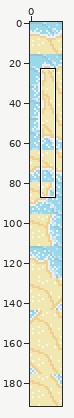
File history of a sprite sheet, resources/tilesets/0/animations/sand/4.png. Above, an overview of the earlier version with the close-up marked.
Close-up. First the earlier version:
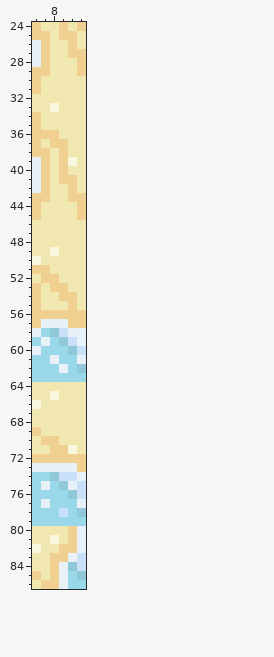
The file is 16x192 pixels. Shown: x 6..11, y 24..86. The commit also changed other parts of the picture, which this record leaves out.
Once edited:
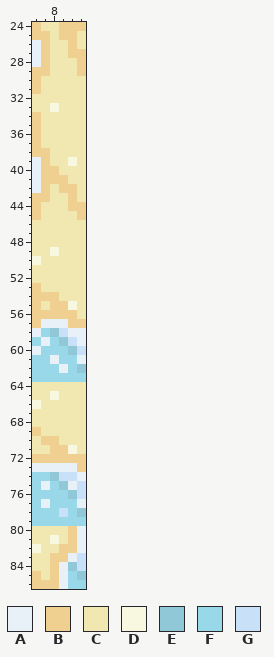
Palette (. is transparent): A #e8f0f8  B #f0d090  C #f0e8b0  D #f8f8e0  E #90c8d8  F #98d8e8  G #c8e0f8
What changed:
@@ x 8..11 @@
-24 CBCB
+24 CBBB
 25 CBBC
@@ x 6..11 @@
 35 BCCCCC
-36 BBBCCC
-37 BCBBCC
-38 BBCBCC
-39 ABCBDC
-40 ABCBCC
-41 ABCBBC
-42 ABCCBC
-43 BBCCBB
-44 BCCCCB
+36 BCCCCC
+37 BCCCCC
+38 BBCCCC
+39 ABCCDC
+40 ABBCCC
+41 ABBBCC
+42 ABCBBC
+43 BBCCBC
+44 BCCCBB
 45 BCCCCB
@@ x 6..11 @@
 50 DCCCCC
-51 BBCCCC
-52 CBBCCC
-53 BCBBCC
-54 BCCBBC
-55 BCCCBC
-56 BBBBBB
+51 CCCCCC
+52 CCCCCC
+53 BCCCCC
+54 BBBCCC
+55 BCBBDC
+56 BBBBBC
 57 BAAABB
@@ x 6..8 @@
 85 BCB
-86 CBB
+86 BBB
Changed places in both close-ups, as pixel boxes (x1, y1, x2, y2):
changed: (68, 22, 77, 31)
changed: (41, 130, 86, 211)
changed: (32, 265, 86, 319)
changed: (32, 580, 41, 589)
